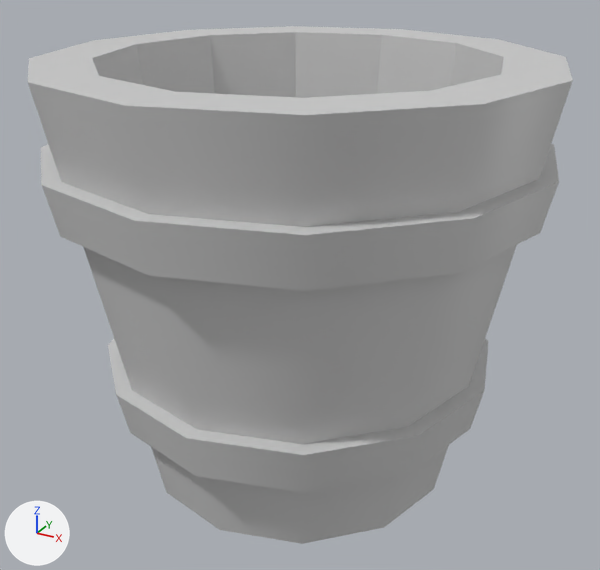
The FBX model UnityProject/GruntTasks/GroupGameProject/SM_Bucket.fbx: old version first, new version second.
Camera for both pictures: a 50 mm camera at (0.0572, 0.0006, 0.0252) aimed at (0.0401, 0.0317, 0.0097). Lighting does not change. The marker at lower left points along +X, +Y and +Z. Where no turn or scale is listed for an object, it has been applied to the vertices.

In view in the first picture: 'SM_Bucket'.
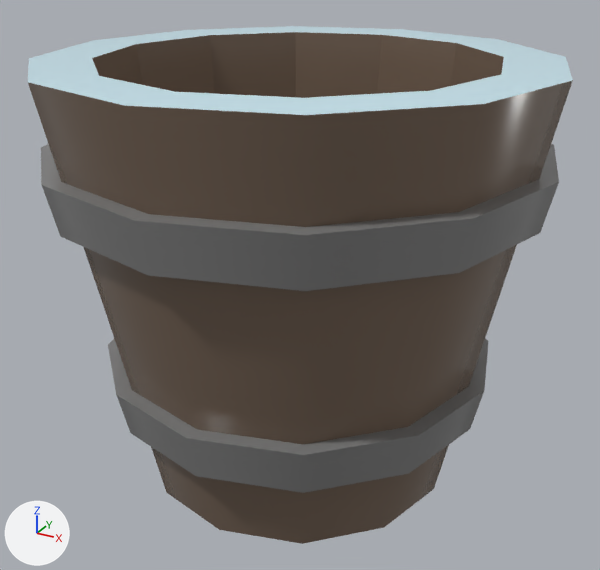
The newer file is also rescaled (x16.85), turned or shifted as a whole; pictures and numbers use the older file's frame.

Boxes [x1, y1, x2, y2] around the edits, measured in the pictures (600 x 570 px):
'SM_Bucket', recoloured: [28, 26, 573, 544] in both
part 1 of me_mesh, recoloured: [41, 144, 559, 291] in both
part 2 of me_mesh, recoloured: [108, 338, 489, 493] in both
part 3 of me_mesh, recoloured (grey to brown): [84, 32, 517, 444] in both
part 4 of me_mesh, recoloured (grey to brown): [28, 80, 573, 227] in both
part 5 of me_mesh, recoloured (grey to brown): [151, 445, 449, 544] in both
part 6 of me_mesh, recoloured (grey to white): [28, 26, 573, 115] in both

The change in detail:
Material 'standardSurface1' (mat_standardsurface1) changes colour from light grey #cecece to grey #aaaaaa; in linear values from (0.619, 0.619, 0.619) to (0.4, 0.4, 0.4).
Material 'BarrelTop' (mat_barreltop) is new.
Its base color is (0.8, 0.449, 0.215) (beige #e7b380).
Its roughness is 0.2.
Material 'BarrelMetal' (mat_barrelmetal) is new.
Its base color is (0.222, 0.222, 0.222) (grey #828282).
Its roughness is 0.2.
Material 'BarrelSides' (mat_barrelsides) is new.
Its base color is (0.181, 0.127, 0.092) (brown #766456).
Its roughness is 0.2.
Material 'BarrelRim' (mat_barrelrim) is new.
Its base color is (0.647, 0.899, 1.0) (cyan #d2f3ff).
Its roughness is 0.2.
me_mesh has 146 vertices, 156 faces and spans x -0.0112..0.0112, y -0.0112..0.0112, z 0.0..0.0194.
me_mesh is used by ob_sm_bucket; location (0.03997, 0.03195, 0.00055).
me_mesh part 1: 36 of the faces centred in x -0.0102..0.0102, y -0.0102..0.0102, z 0.0135..0.0156 switch from mat_standardsurface1 (light grey #cecece) to mat_barrelmetal (grey #828282).
me_mesh part 2: 36 of the faces centred in x -0.0084..0.0084, y -0.0084..0.0084, z 0.0038..0.0059 switch from mat_standardsurface1 (light grey #cecece) to mat_barrelmetal (grey #828282).
me_mesh part 3: all 24 faces centred in x -0.0086..0.0086, y -0.0086..0.0086, z 0.0097..0.0118 switch from mat_standardsurface1 (light grey #cecece) to mat_barrelsides (brown #766456).
me_mesh part 4: all 12 faces centred in x -0.0101..0.0101, y -0.0101..0.0101, z 0.0175 switch from mat_standardsurface1 (light grey #cecece) to mat_barrelsides (brown #766456).
me_mesh part 5: all 12 faces centred in x -0.0072..0.0072, y -0.0072..0.0072, z 0.0019 switch from mat_standardsurface1 (light grey #cecece) to mat_barrelsides (brown #766456).
me_mesh part 6: all 12 faces centred in x -0.0093..0.0093, y -0.0093..0.0093, z 0.0194 switch from mat_standardsurface1 (light grey #cecece) to mat_barrelrim (cyan #d2f3ff).
me_mesh now uses material mat_barreltop (beige #e7b380).
